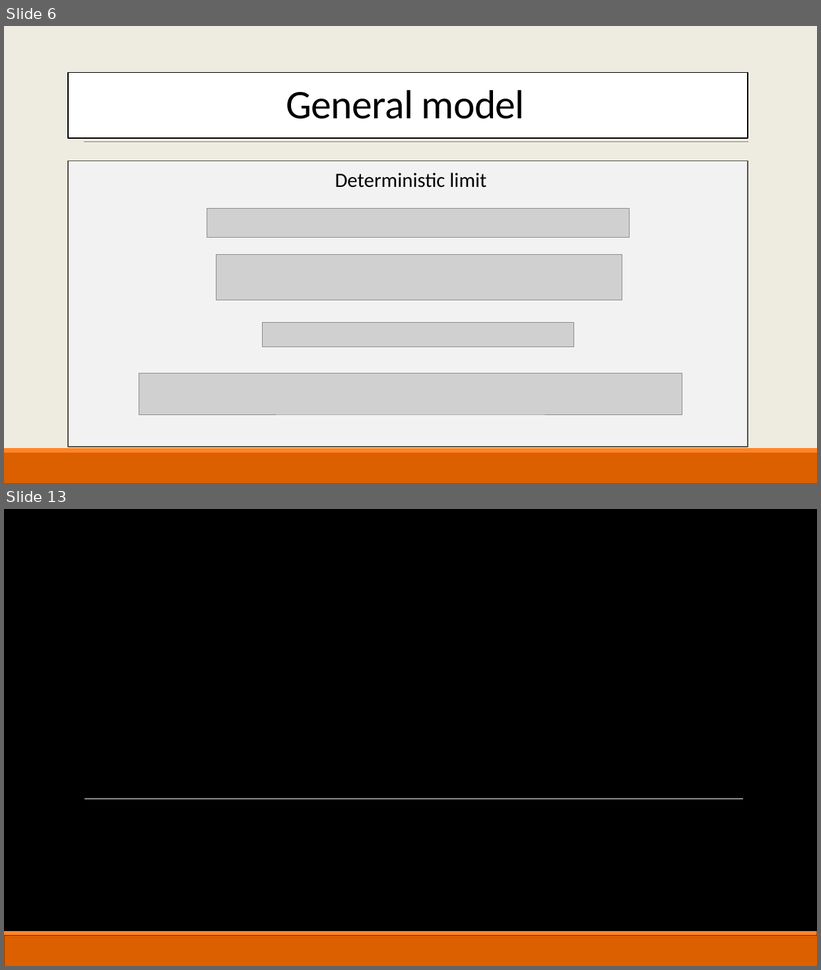
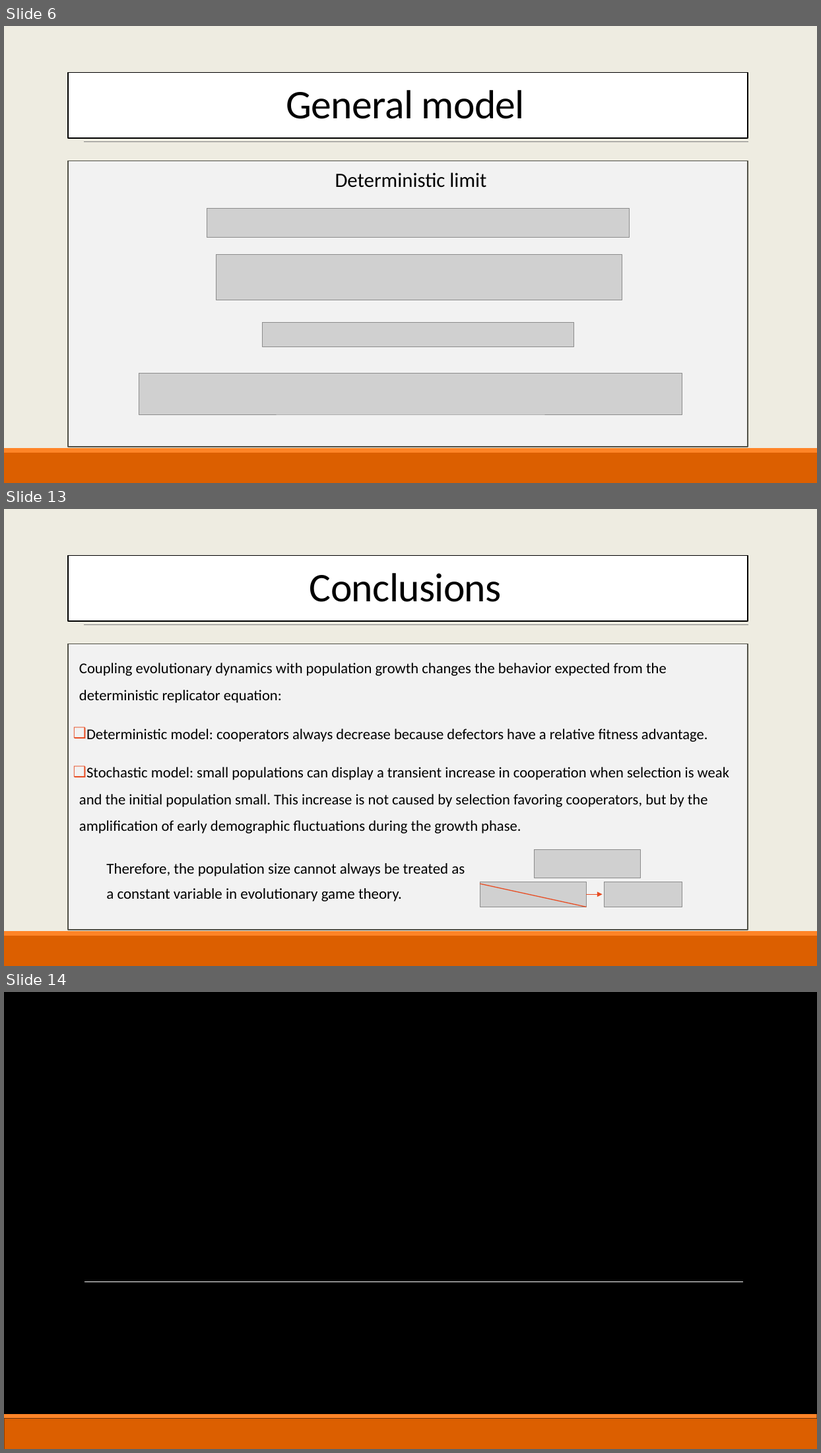
Before and after one commit to AlexBV799/EvolutionaryGameTheoryInGrowingPopulations_FinalProject, a slide deck: Evolutionary game theory.pptx. Shown one above the other, each under a label of ours: slides 6 and 13 before the commit, slides 6, 13 and 14 after it; the slides between them are not shown. The pictures are 821x970 and 821x1453 pixels, drawn with LibreOffice and Linux fonts; fonts in the diff are those of the drawing; grey boxes stand for pictures; background and template pictures are left out. Boxes give left, top, right and bottom in pixels: in the first picture for what was removed or moved away, otherwise in the second. Text is boxed around its words. In the diff, an @@ line names an element or a change of style, - is before the commit and + after.

```diff
--- a/Evolutionary game theory.pptx
+++ b/Evolutionary game theory.pptx
@@ slide 13 added at (4,509,817,966), background picture (left out); not listed: 3 template elements that a slide beside it also shows @@
@@ rectangle added at (68,555,748,621), fill #FFFFFF, outline #000000 1.25 pt @@
@@ title added at (310,573,502,602), 48 pt, text #000000 @@
+Conclusions
@@ rectangle added at (68,644,748,930), fill #F2F2F2, outline #505046 1.25 pt @@
@@ text added at (79,663,729,834), 17.6 pt, text #000000 @@
+  Coupling evolutionary dynamics with population growth changes the behavior expected from the deterministic replicator equation:
+❑ Deterministic model: cooperators always decrease because defectors have a relative fitness advantage.
+❑ Stochastic model: small populations can display a transient increase in cooperation when selection is weak and the initial population small. This increase is not caused by selection favoring cooperators, but by the amplification of early demographic fluctuations during the growth phase.
@@ text added at (106,863,465,902), 17.9 pt, text #000000 @@
+  Therefore, the population size cannot always be treated as a constant variable in evolutionary game theory.
@@ picture added at (535,850,641,879) @@
@@ picture added at (480,883,586,908) @@
@@ line added from (480, 884) to (587, 908), #E84C22 1 pt @@
@@ picture added at (604,883,682,908) @@
@@ arrow added from (587, 894) to (603, 894), #E84C22 1 pt @@
@@ what was slide 13 is now slide 14 @@
```
Also in this commit, not shown: 6 slides changed, 1 other slide added, 1 slide removed, 2 other files.
